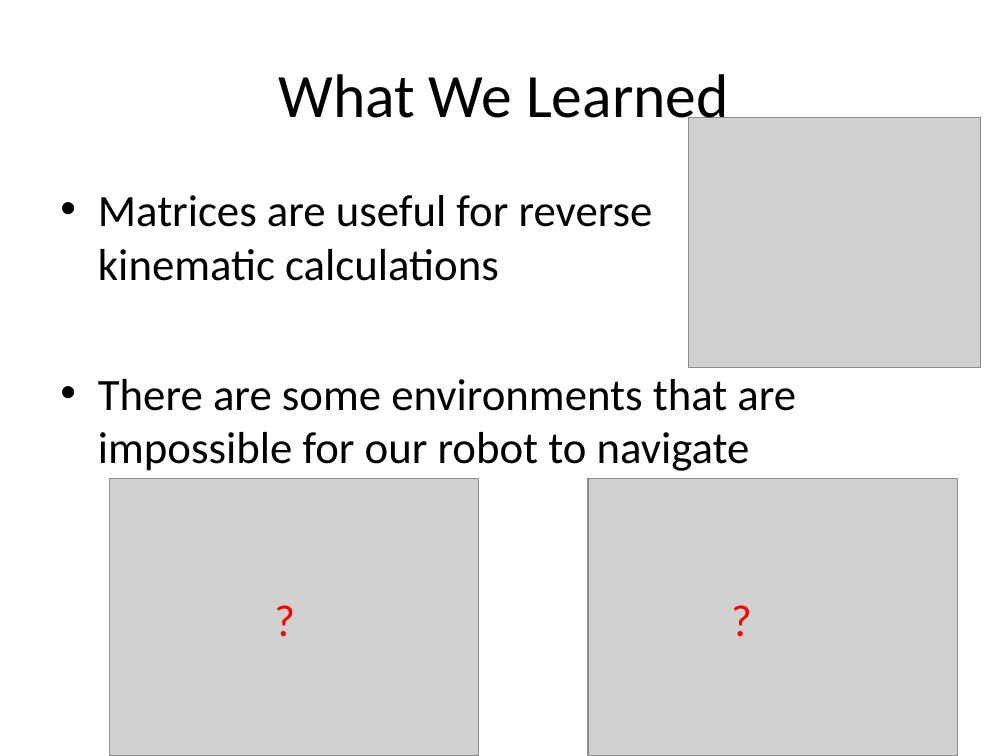
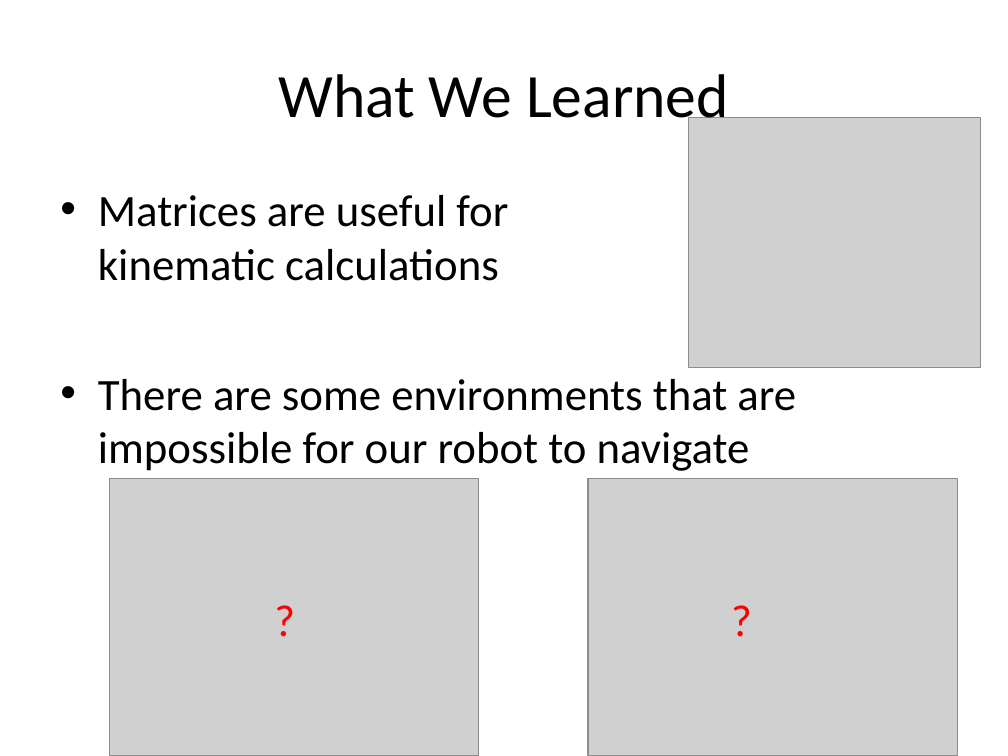
Before and after one commit to nforrester/6.141_labs, a slide deck: slide 13 of Other/Lab5/Lab 5.ppt. Drawn at 1008x756 pixels with LibreOffice and Linux fonts; fonts in the diff are those of the drawing; grey boxes stand for pictures. Boxes give left, top, right and bottom in pixels: in the first picture for what was removed or moved away, otherwise in the second. Text is boxed around its words. In the diff, an @@ line names an element or a change of style, - is before the commit and + after.

```diff
--- a/Other/Lab5/Lab 5.ppt
+++ b/Other/Lab5/Lab 5.ppt
@@ text at (98,195,508,281): text changed @@
-• Matrices are useful for reverse
-  kinematic calculations
+• Matrices are useful for
+  kinematic calculations
```
